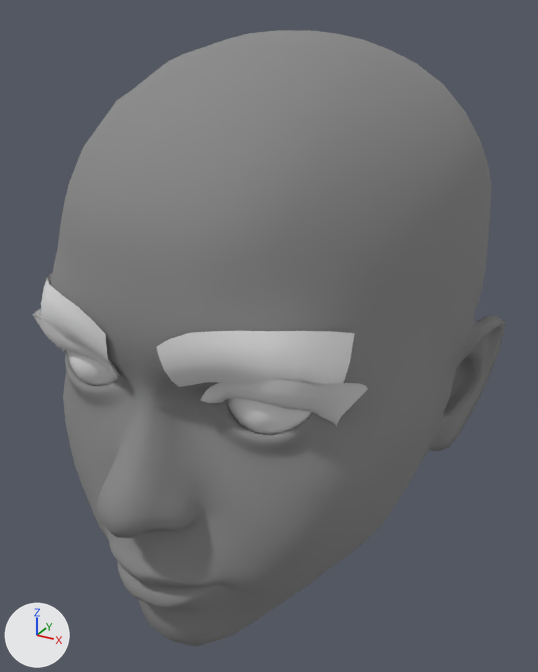
The glTF model Mesh/Parts/Head/FemaleHumanHead/FemaleHumanHead.glb: old version first, new version second.
Both versions are drawn from a camera (50 mm lens) standing at (0.145, -0.288, 0.204) and looking at (0.001, -0.026, 0.073). The lights are fixed; the arrows at lower left show +X, +Y and +Z. The older version comes first. Vertices at exactly the same position are counted once.

Objects in the first picture: 'EyeBrows', 'Eyelashes', 'Eyes', 'MyHumanHead'.
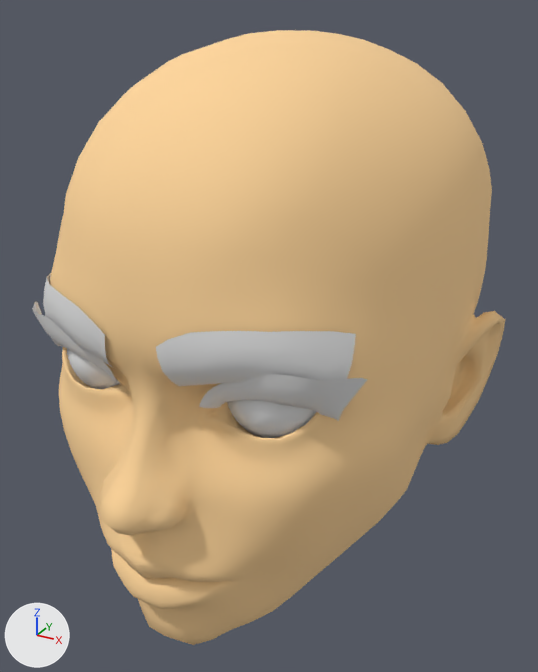
Boxes (x1, y1, x2, y2) around the edits, measured in the pictures (538 x 672 px; the box of a moved part takes in the faces that stretch with it):
'MyHumanHead', surface changed (grey to beige)
    both: (49, 30, 505, 645)
'EyeBrows', reshaped
    before: (41, 273, 355, 387)
    after: (43, 273, 356, 386)
part 1 of me_retopoflow_007, moved or reshaped
    before: (157, 331, 355, 387)
    after: (156, 331, 356, 386)
part 2 of me_retopoflow_007, moved or reshaped
    before: (41, 273, 112, 367)
    after: (43, 273, 112, 367)

The change, as a list of edits to the scene's bpy script:
```text
Change mat_face:
    where n2 = _N.new('ShaderNodeMix'); n2.name = 'Mix'
    n2.inputs[7].default_value: (0.252, 0.252, 0.252, 1.0) -> (1.0, 0.671, 0.328, 1.0)  # 'B', grey #898989 -> 'B', beige #ffd69b
Change me_retopoflow_007:
    used by ob_eyebrows; location = (0.0, 0.0, 0.0)
    remove me_retopoflow_007.from_pydata(...)  # 90 vertices, 128 faces; spans x -0.0633..0.0633, y -0.1173..-0.0826, z 0.0898..0.1148
    add me_retopoflow_007.from_pydata(...)  # 90 vertices, 128 faces; spans x -0.0643..0.0643, y -0.1177..-0.0828, z 0.09..0.1147
    me_retopoflow_007 part 1: 44 of 90 vertices moved; they spanned x 0.0103..0.0633, y -0.1173..-0.0826, z 0.0898..0.1148 and now span x 0.0103..0.0643, y -0.1177..-0.0828, z 0.09..0.1147; mean shift (0.0, 0.0001, 0.0); largest move (0.0452, -0.1062, 0.0953) -> (0.0447, -0.1046, 0.0963)
    me_retopoflow_007 part 2: 44 of 90 vertices moved; they spanned x -0.0633..-0.0103, y -0.1173..-0.0826, z 0.0898..0.1148 and now span x -0.0643..-0.0103, y -0.1177..-0.0828, z 0.09..0.1147; mean shift (0.0, 0.0001, 0.0); largest move (-0.0452, -0.1062, 0.0953) -> (-0.0445, -0.1047, 0.0963)
```
